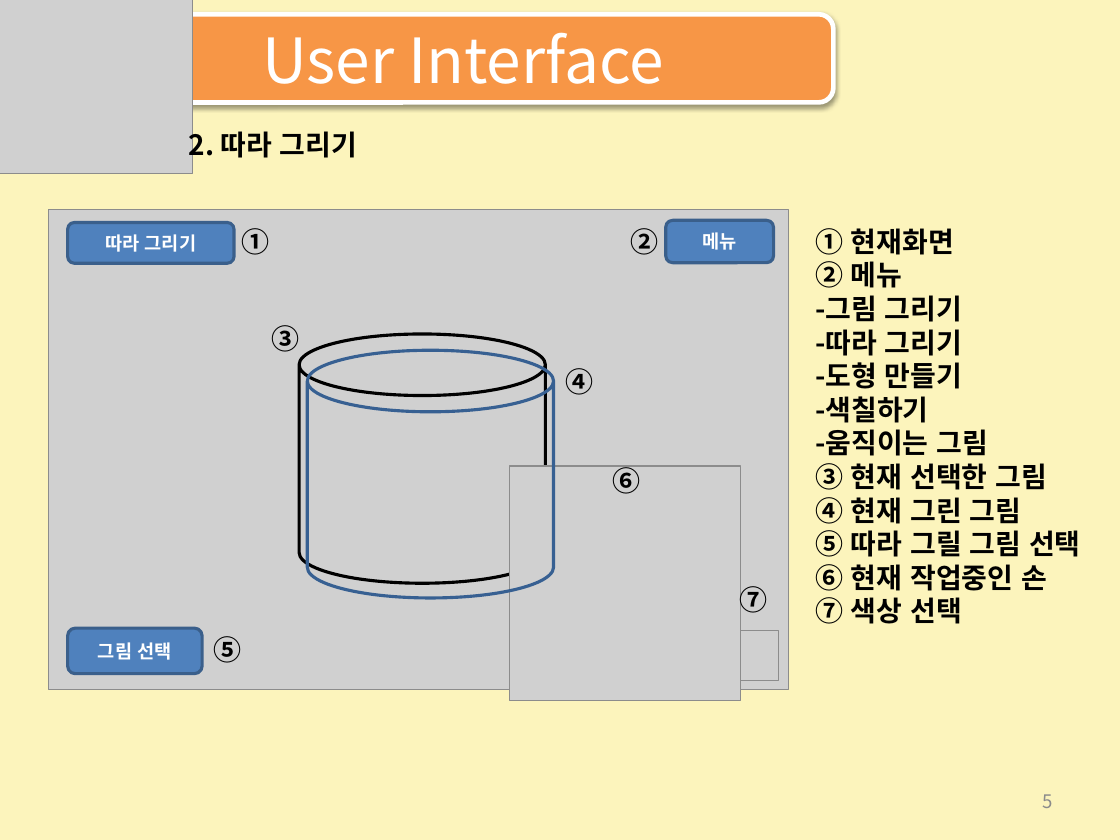
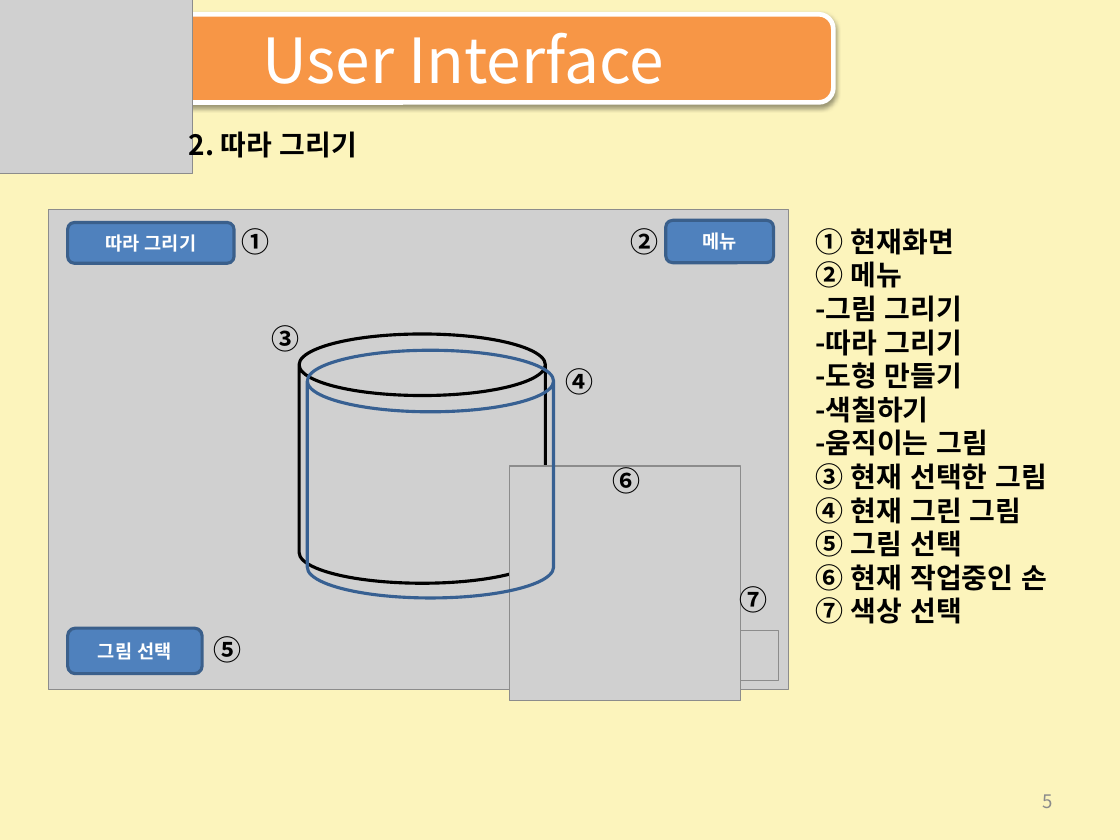
Before and after one commit to darolb/Team-PlayMeetJob, a slide deck: slide 5 of Work_Data/GW_UI Design_ppt_V1.0_20170212.pptx. Drawn at 1120x840 pixels with LibreOffice and Linux fonts; fonts in the diff are those of the drawing; grey boxes stand for pictures. Boxes give left, top, right and bottom in pixels: in the first picture for what was removed or moved away, otherwise in the second. Text is boxed around its words. In the diff, an @@ line names an element or a change of style, - is before the commit and + after.

```diff
--- a/Work_Data/GW_UI Design_ppt_V1.0_20170212.pptx
+++ b/Work_Data/GW_UI Design_ppt_V1.0_20170212.pptx
@@ text at [815, 530, 962, 557]: text changed @@
-⑤ 따라 그릴 그림 선택
+⑤ 그림 선택
```
Also in this commit, not shown: 3 other slides changed, 1 slide removed.
